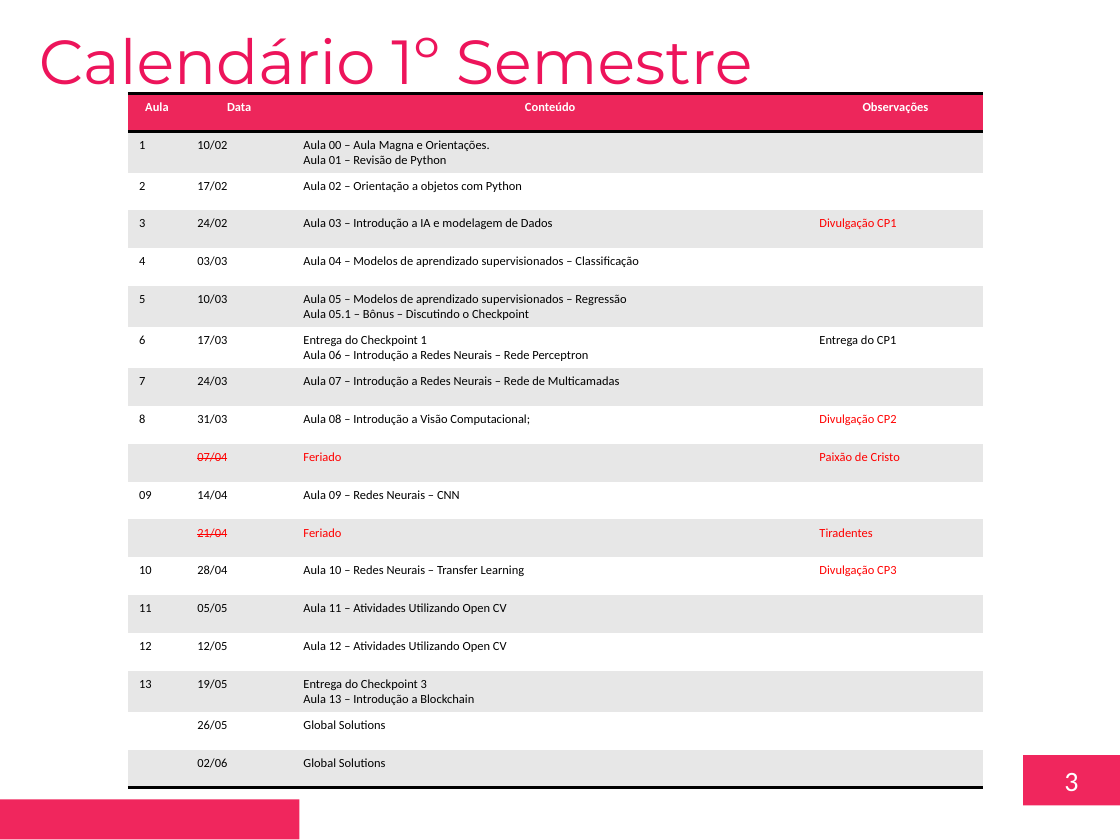
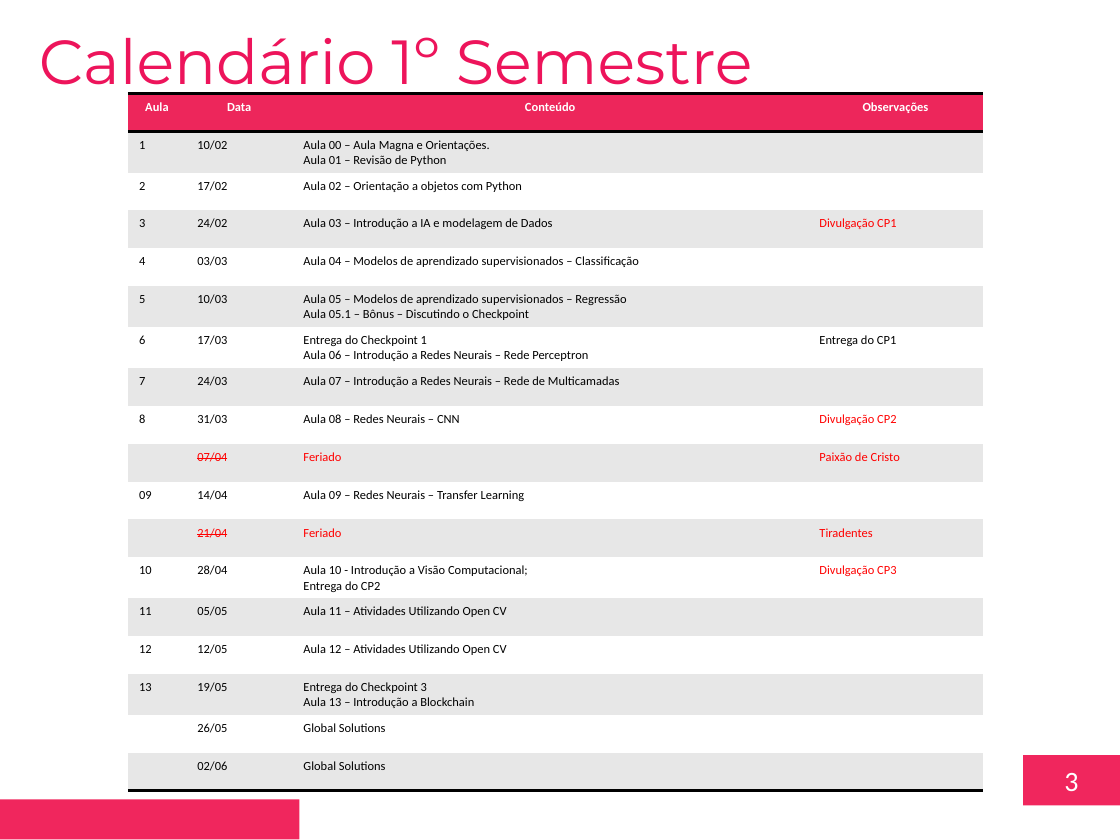
Before and after one commit to toyusan/aula-fiap-disruptive-archs, a slide deck: slide 3 of 2023.02.01 Aula 00 - Ajuste do Plano de Aula v2.pptx. Drawn at 1120x840 pixels with LibreOffice and Linux fonts; fonts in the diff are those of the drawing; background and template pictures are left out. Boxes give left, top, right and bottom in pixels: in the first picture for what was removed or moved away, otherwise in the second. Text is boxed around its words. In the diff, an @@ line names an element or a change of style, - is before the commit and + after.

Commit message:
Update
- Atualizado plano de aula;
- Atualizada aula 07;
- Finalizado CP02;
- Iniciada aula 08;

```diff
--- a/2023.02.01 Aula 00 - Ajuste do Plano de Aula v2.pptx
+++ b/2023.02.01 Aula 00 - Ajuste do Plano de Aula v2.pptx
@@ table at (x1=128, y1=94, x2=983, y2=792) @@
-row 9, column 3: Aula 08 – Introdução a Visão Computacional;
+row 9, column 3: Aula 08 – Redes Neurais – CNN
-row 11, column 3: Aula 09 – Redes Neurais – CNN
+row 11, column 3: Aula 09 – Redes Neurais – Transfer Learning
-row 13, column 3: Aula 10 – Redes Neurais – Transfer Learning
+row 13, column 3: Aula 10 - Introdução a Visão Computacional; / Entrega do CP2
```
Also in this commit, not shown: 4 other files.
